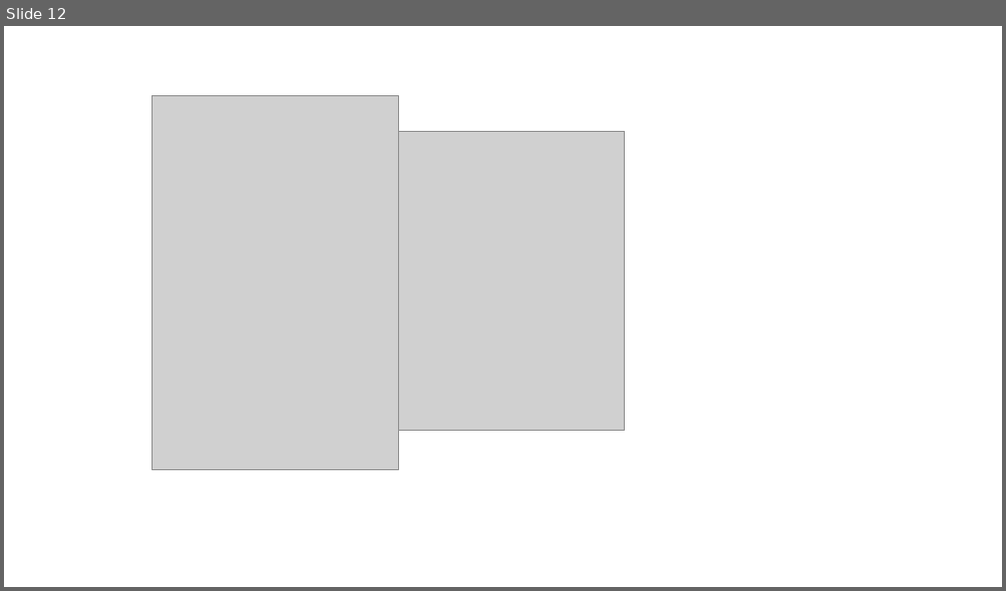
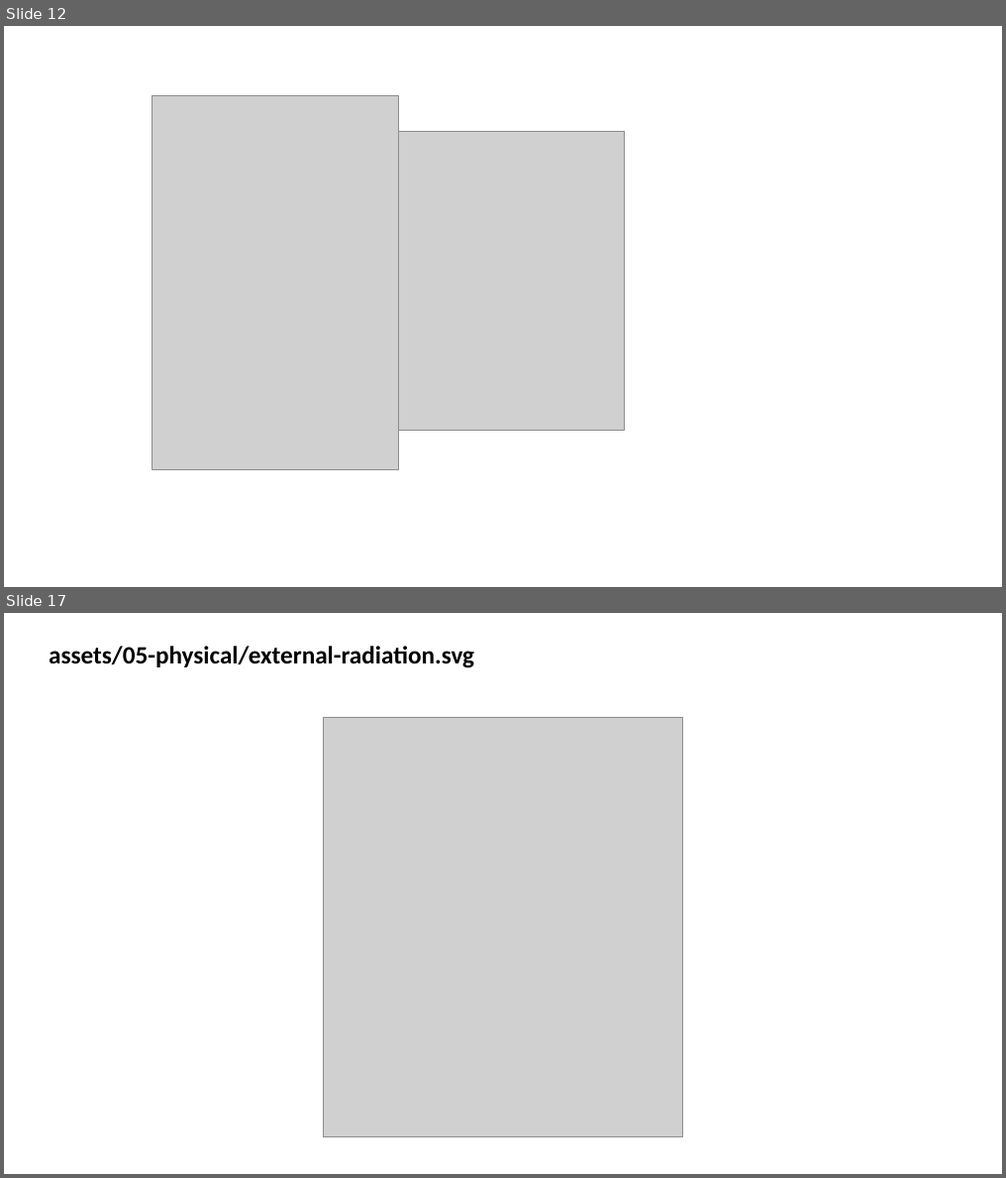
Before and after one commit to wdumontaud/slides_PUCPR, a slide deck: assets/illustrations.pptx. Shown one above the other, each under a label of ours: slide 12 before the commit, slides 12 and 17 after it; the slides between them are not shown. The pictures are 1006x591 and 1006x1178 pixels, drawn with LibreOffice and Linux fonts; fonts in the diff are those of the drawing; grey boxes stand for pictures. Boxes give left, top, right and bottom in pixels: in the first picture for what was removed or moved away, otherwise in the second. Text is boxed around its words. In the diff, an @@ line names an element or a change of style, - is before the commit and + after.

```diff
--- a/assets/illustrations.pptx
+++ b/assets/illustrations.pptx
@@ slide 17 added at (4, 613, 1002, 1174), background #FFFFFF @@
@@ text added at (49, 646, 474, 668), 24 pt, text #000000, bold @@
+assets/05-physical/external-radiation.svg
@@ picture added at (324, 718, 683, 1137) @@
```
Also in this commit, not shown: 3 slides changed, 4 other slides added, 13 other files.
